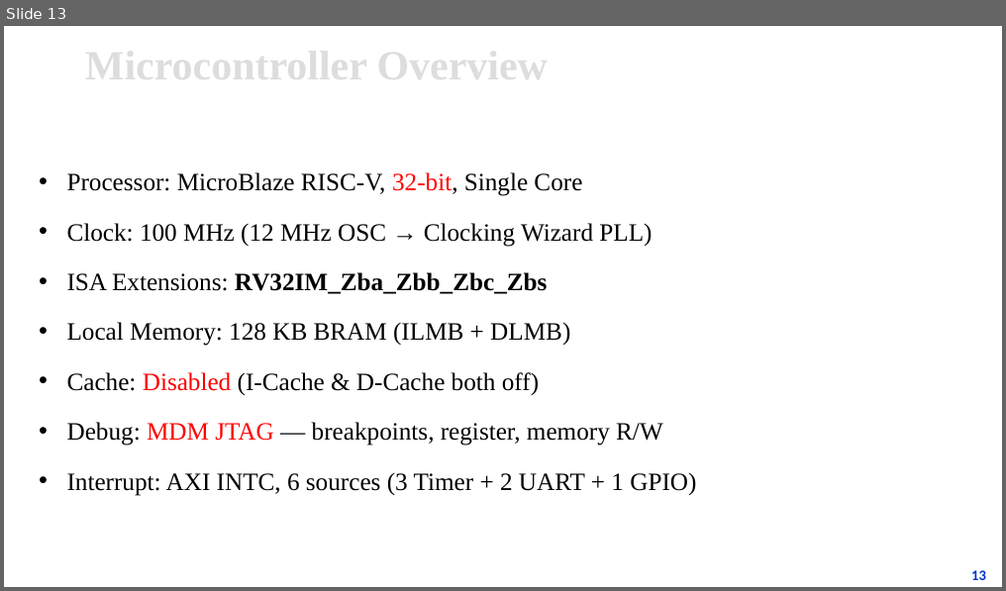
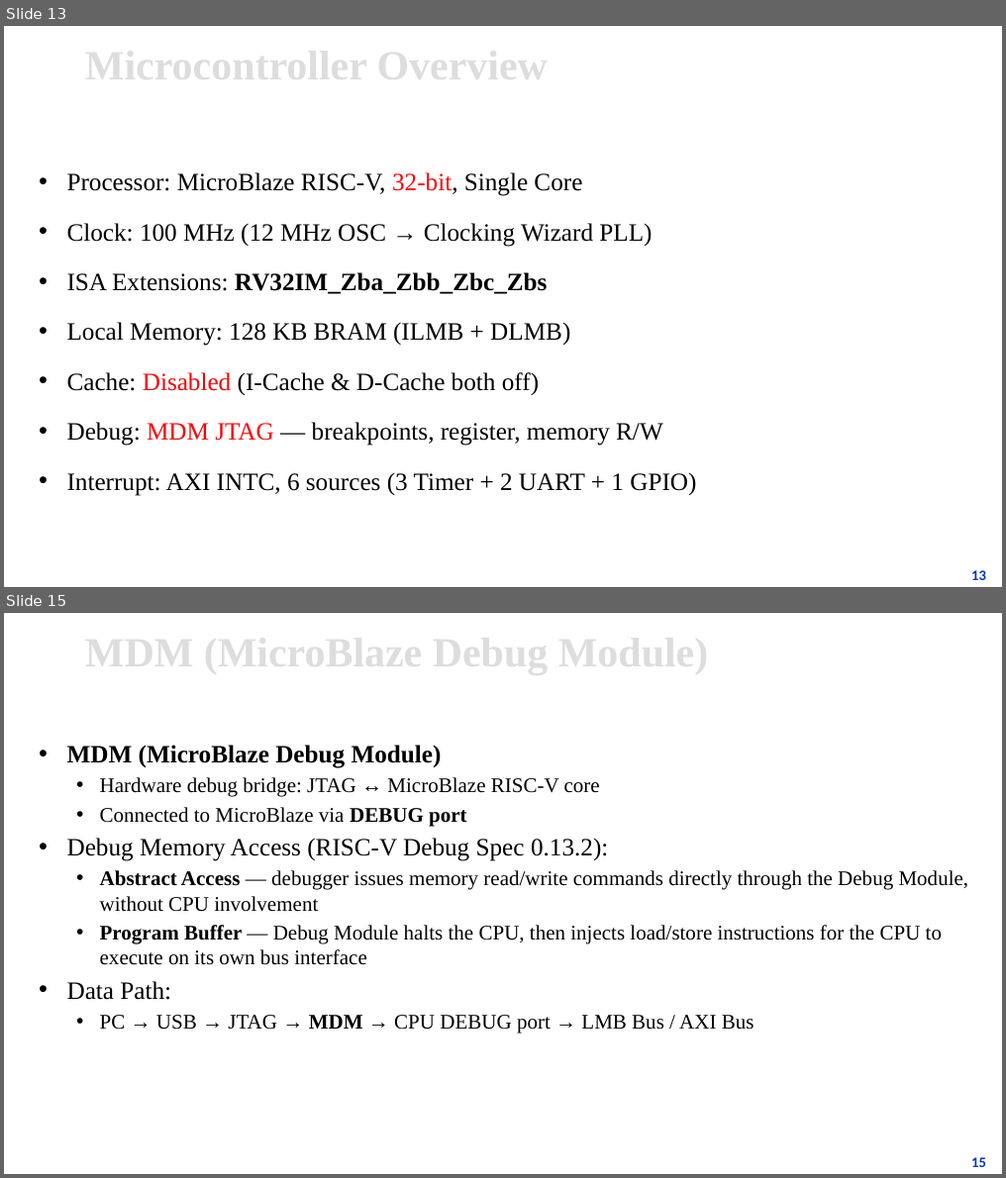
Before and after one commit to ukp66482/RISC-V_MCU-on-Cmod-A7, a slide deck: Intro_PPT/RISCV-MCU.pptx. Shown one above the other, each under a label of ours: slide 13 before the commit, slides 13 and 15 after it; the slides between them are not shown. The pictures are 1006x591 and 1006x1178 pixels, drawn with LibreOffice and Linux fonts; fonts in the diff are those of the drawing; background and template pictures are left out. Boxes give left, top, right and bottom in pixels: in the first picture for what was removed or moved away, otherwise in the second. Text is boxed around its words. In the diff, an @@ line names an element or a change of style, - is before the commit and + after.

```diff
--- a/Intro_PPT/RISCV-MCU.pptx
+++ b/Intro_PPT/RISCV-MCU.pptx
@@ slide 15 added at box(4, 613, 1002, 1174), background #FFFFFF @@
@@ title added at box(77, 622, 976, 679), 40 pt, text #DDDDDD, bold @@
+MDM (MicroBlaze Debug Module)
@@ text added at box(67, 745, 969, 1034), 20 pt, text #000000 @@
+• MDM (MicroBlaze Debug Module)
+  • Hardware debug bridge: JTAG ↔ MicroBlaze RISC-V core
+  • Connected to MicroBlaze via DEBUG port
+• Debug Memory Access (RISC-V Debug Spec 0.13.2):
+  • Abstract Access — debugger issues memory read/write commands directly through the Debug Module, without CPU involvement
+  • Program Buffer — Debug Module halts the CPU, then injects load/store instructions for the CPU to execute on its own bus interface
+• Data Path:
+  • PC → USB → JTAG → MDM → CPU DEBUG port → LMB Bus / AXI Bus
@@ page number added at box(971, 1157, 986, 1167), 14 pt, text #0033CC, bold @@
+15
```
Also in this commit, not shown: 9 slides changed, 1 other slide added, 2 other files.
